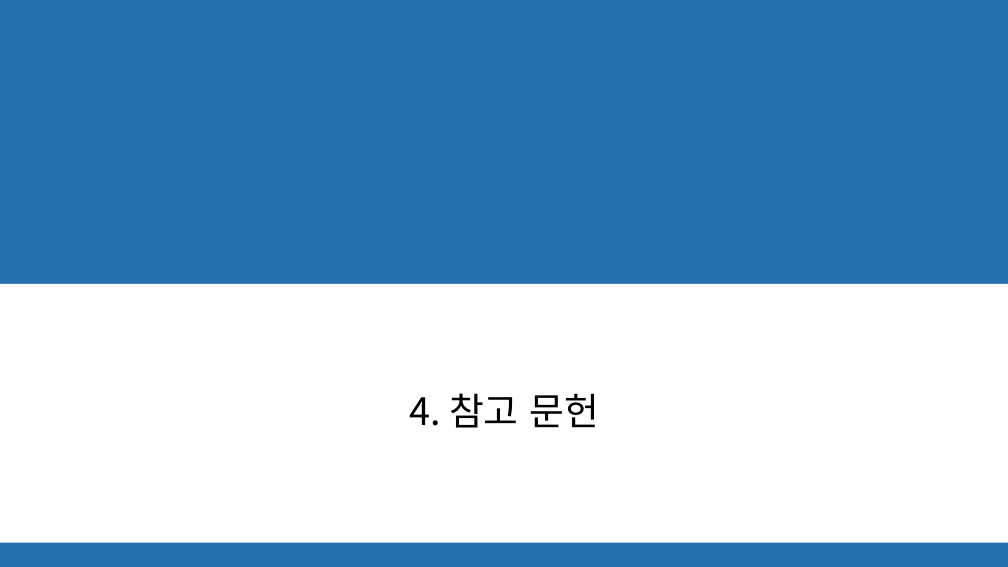
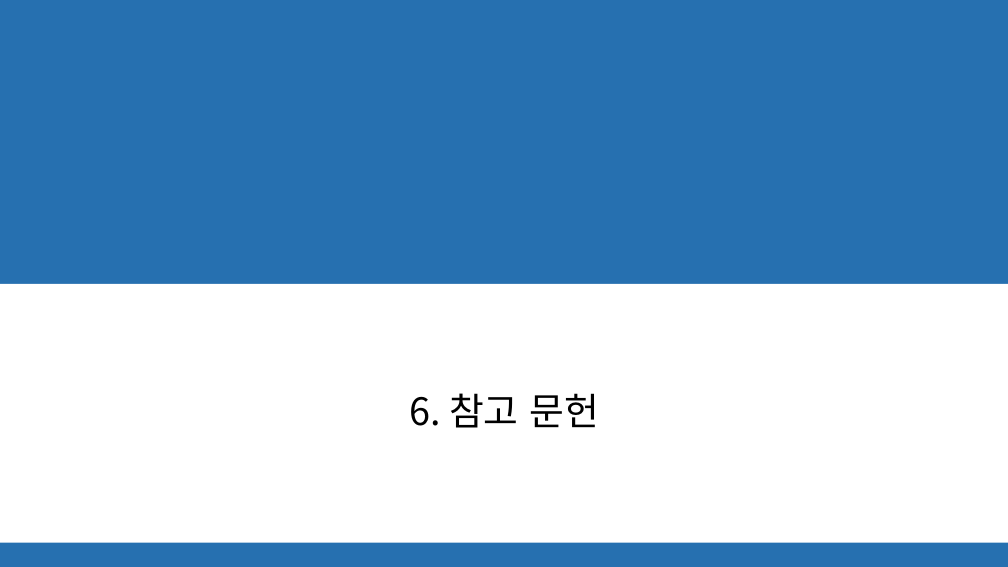
Before and after one commit to jihyeyun00/teamproject_python, a slide deck: slide 16 of 2차 팀프로젝트/6조_20200117.pptx. Drawn at 1008x567 pixels with LibreOffice and Linux fonts; fonts in the diff are those of the drawing; background and template pictures are left out. Boxes give left, top, right and bottom in pixels: in the first picture for what was removed or moved away, otherwise in the second. Text is boxed around its words. In the diff, an @@ line names an element or a change of style, - is before the commit and + after.

```diff
--- a/2차 팀프로젝트/6조_20200117.pptx
+++ b/2차 팀프로젝트/6조_20200117.pptx
@@ title at (409, 393, 599, 428): text changed @@
-4. 참고 문헌
+6. 참고 문헌
```
Also in this commit, not shown: 9 other slides changed, 1 other file.
